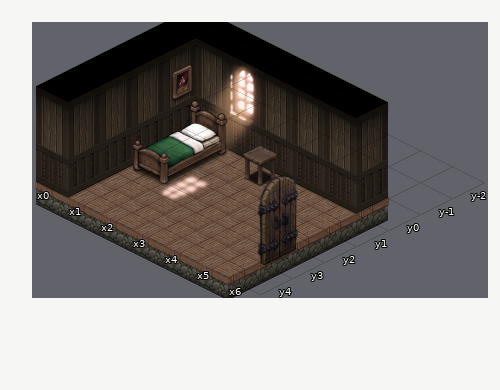
Tiled map: assets/rooms/bedroom.tmx. The picture above is the old version.
Cells are 128x64 px. Isometric: x runs down to the right, y down to the left. Shown: x 0..6, y -2..4.
Now the later version:
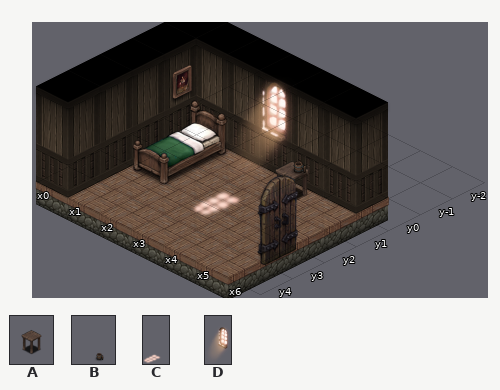
Key: from "village_interiors": A 100 "ISO_Deco_Crate_01_01-12", B 239 "Iso_Dishes_Mug_Wood_01_E", C 333 flipped left-right "Iso_Window_Glow_Floor_01"; from "windows": D 1 flipped left-right "Iso_Window_02".
_ is an empty cell.
Objects are placed by the point they stand on, in cells (3,4 is the top-left corner of cell 3,4); size is 1x1 cell unless given.
The commit says: Move window and bedside table in the bedroom one tile to the bottom-right Co-Authored-By: Claude Opus 5.5 <noreply@anthropic.com>
Diff:
{"where": "layer \"Furniture\""}
{"y":1,"x":3,"old":"A_","new":"_A"}
{"where": "layer \"Props\""}
{"y":0,"x":1,"old":"D_","new":"_D"}
{"y":2,"x":2,"old":"C_","new":"_C"}
{"where": "layer \"Decoration\""}
{"now": "B \"Iso_Dishes_Mug_Wood_01_E\" at 3.8,0.8 size 1.2x2.6"}
{"label":"changed","picture_box":[164,64,309,214]}
